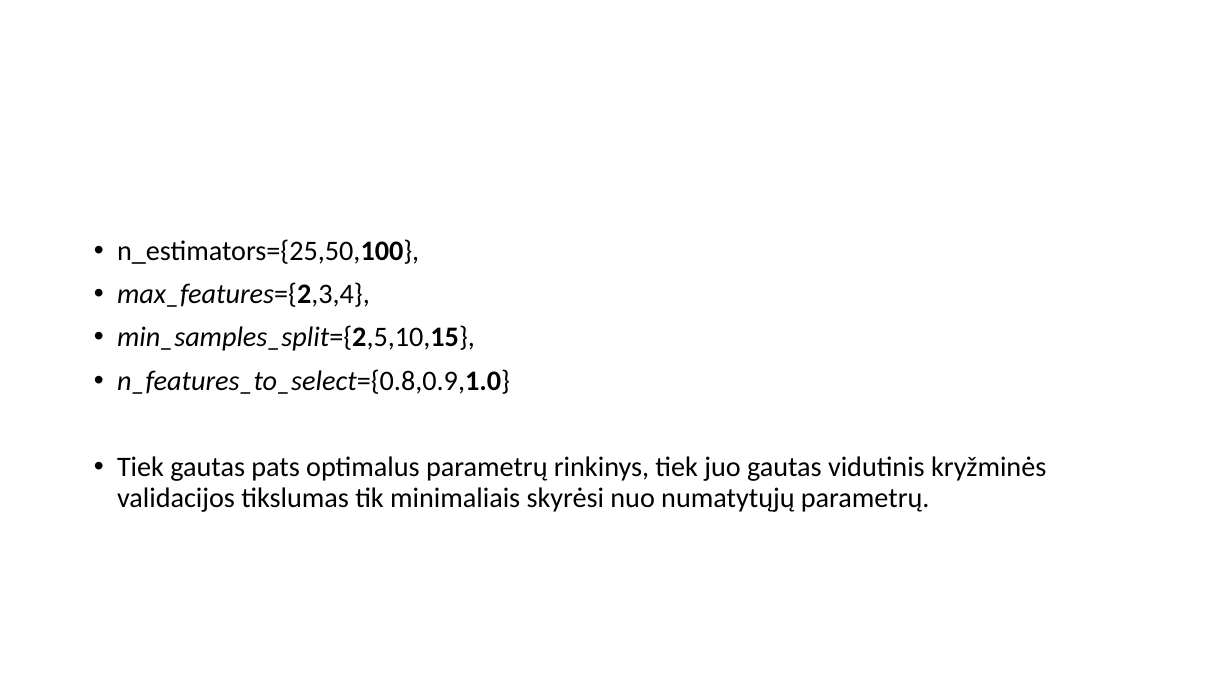
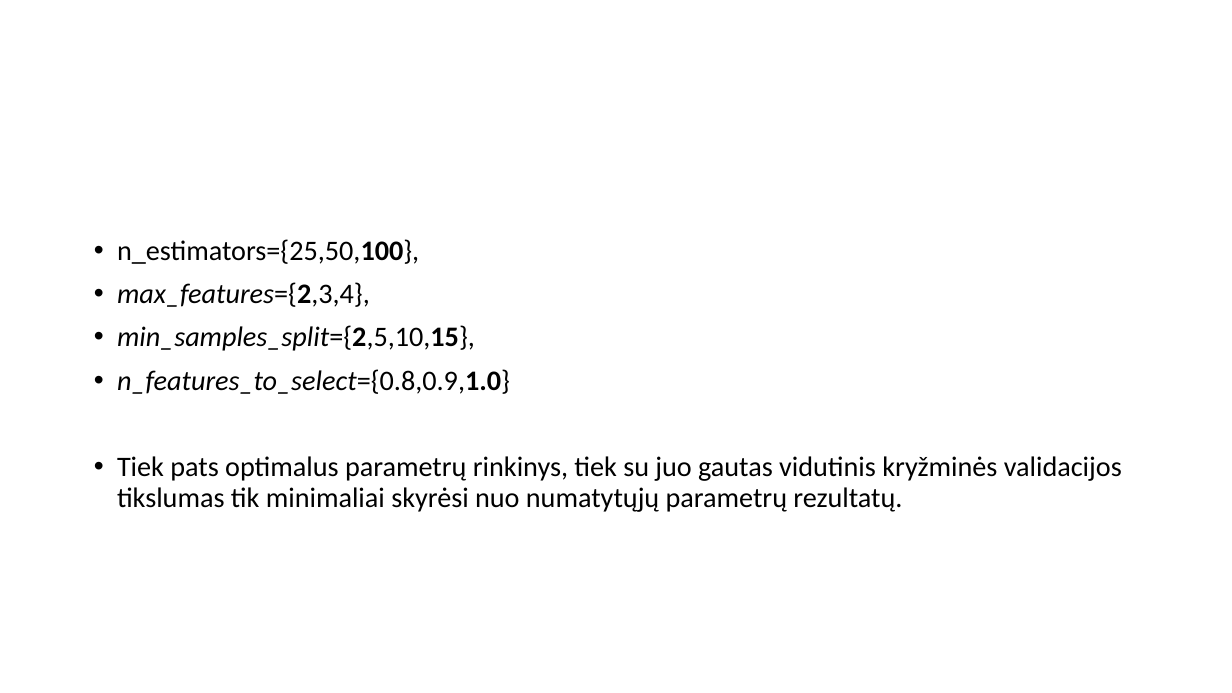
Before and after one commit to dovmar/PDVS, a slide deck: slide 9 of Lab_4/Pristatymas.pptx. Drawn at 1232x693 pixels with LibreOffice and Linux fonts; fonts in the diff are those of the drawing. Boxes give left, top, right and bottom in pixels: in the first picture for what was removed or moved away, otherwise in the second. Text is boxed around its words. In the diff, an @@ line names an element or a change of style, - is before the commit and + after.

```diff
--- a/Lab_4/Pristatymas.pptx
+++ b/Lab_4/Pristatymas.pptx
@@ text at <box>117,456,1122,512</box>: text changed @@
-• Tiek gautas pats optimalus parametrų rinkinys, tiek juo gautas vidutinis kryžminės validacijos tikslumas tik minimaliais skyrėsi nuo numatytųjų parametrų.
+• Tiek pats optimalus parametrų rinkinys, tiek su juo gautas vidutinis kryžminės validacijos tikslumas tik minimaliai skyrėsi nuo numatytųjų parametrų rezultatų.
```
Also in this commit, not shown: 3 other slides changed, 1 other file.
